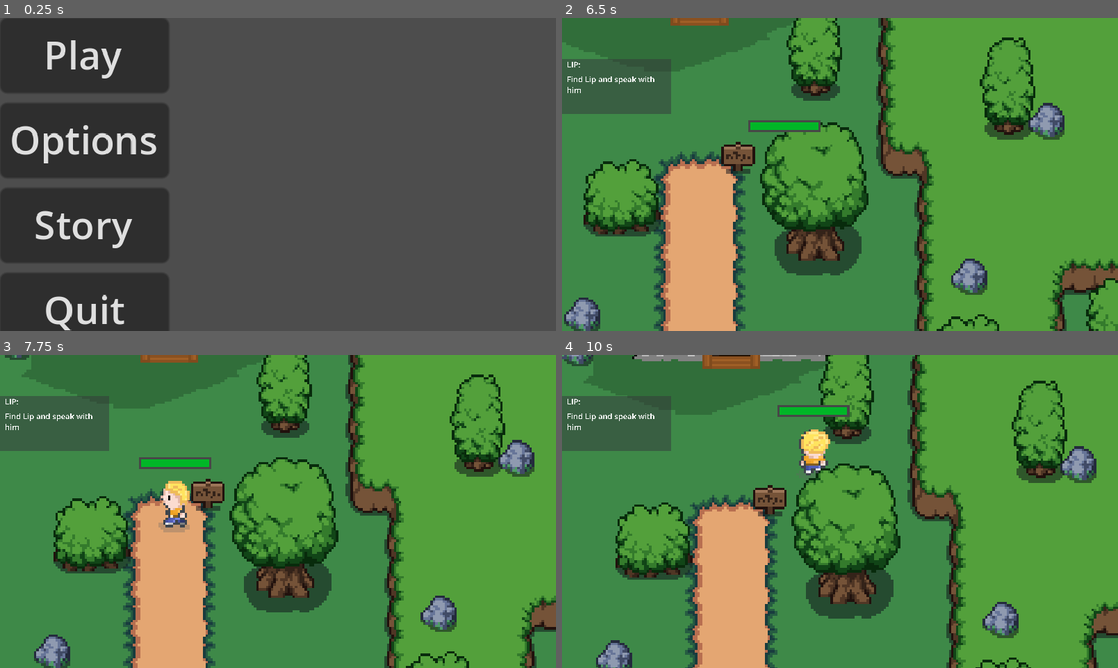
Above: before the commit, frames 1-4 (two rows, left to right).
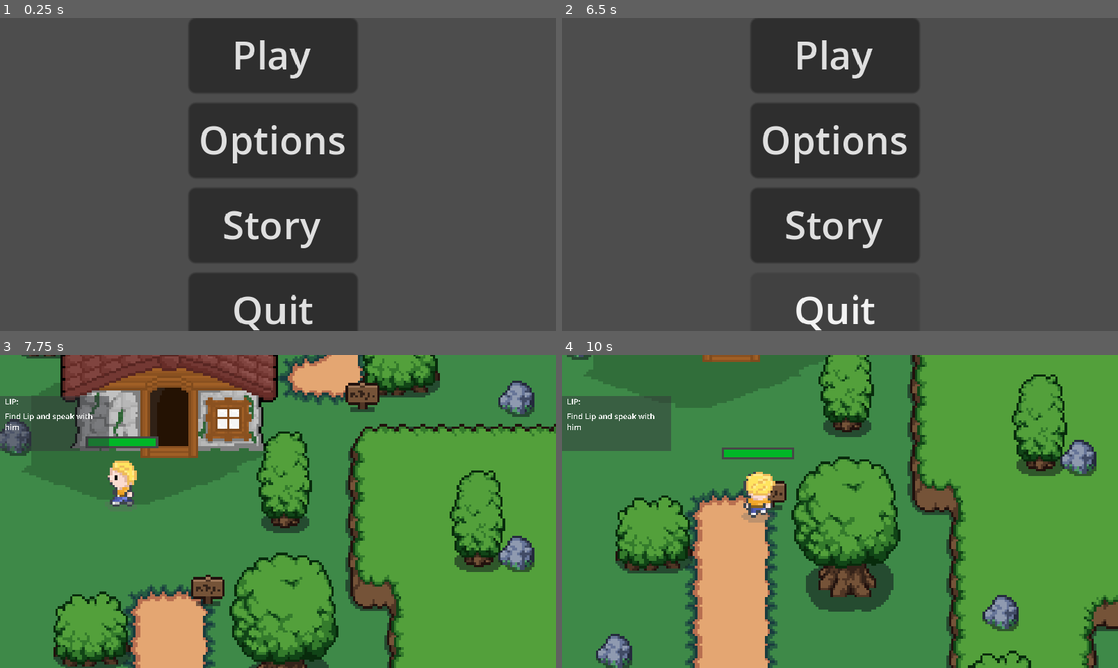
Above: after the commit, the same moments.

Repository: SiemJansen08/Profielwerkstuk
Game: Godot game, scene res://scenes/world.tscn
Same seed, same stepped clock (60 frames per second), same inputs: the game is played once before the commit and once after it.
Inputs (mouse positions are in pixels of both pictures, inside the frame that each line leads up to):
- Up to frame 1 (0.25 s): no input
- Up to frame 2 (6.5 s): click "Options" at 0.5 s; click "back" at 1.25 s; click "Play" at 2 s; tap Enter (ui_accept) at 2.75, 3.02, 3.77, 5.27, 6.02 s; hold Right (ui_right) 2.78-3.53 s; tap E (attack) at 2.85, 3.6, 4.55, 5.3, 5.85 s; hold Down (ui_down) 3.53-4.28 s; hold Right (ui_right) 4.28-5.03 s; tap D (chat) at 4.35 s; hold Up (ui_up) 5.03-5.78 s; tap S (stealth) at 5.1 s; hold Left (ui_left) from 5.78 s (still down); tap Escape (pause, bound only after the commit) at 6.4 s
- Up to frame 3 (7.75 s): release Left (ui_left) at 6.5 s; click (272, 392) at 6.5 s, where only the run after the commit has a clickable "Play"; hold Left (ui_left) from 7.28 s (still down); tap E (attack) at 7.35 s; tap Enter (ui_accept) at 7.52 s
- Up to frame 4 (10 s): release Left (ui_left) at 8.03 s; hold Down (ui_down) 8.03-8.78 s; tap D (chat) at 8.1 s; tap E (attack) at 8.3, 9.05, 9.6 s; hold Right (ui_right) 8.78-9.53 s; tap S (stealth) at 8.85 s; tap Enter (ui_accept) at 9.02, 9.77 s; hold Up (ui_up) from 9.53 s (still down)

The runs differ from the first frame. In frame 1, 53% of the frame differs, in the area x 0-65%, y 0-100%; in frame 2, 97%, in the area x 0-100%, y 0-100%; in frame 3, 48%; in frame 4, 20%.

Commit message:
menu updates

Diff:
--- a/project.godot
+++ b/project.godot
@@ -73,6 +73,11 @@
 , Object(InputEventJoypadButton,"resource_local_to_scene":false,"resource_name":"","device":-1,"button_index":3,"pressure":0.0,"pressed":true,"script":null)
 ]
 }
+pause={
+"deadzone": 0.5,
+"events": [Object(InputEventKey,"resource_local_to_scene":false,"resource_name":"","device":-1,"window_id":0,"alt_pressed":false,"shift_pressed":false,"ctrl_pressed":false,"meta_pressed":false,"pressed":false,"keycode":0,"physical_keycode":4194305,"key_label":0,"unicode":0,"echo":false,"script":null)
+]
+}
 
 [rendering]
 
--- a/scenes/menu.tscn
+++ b/scenes/menu.tscn
@@ -13,8 +13,9 @@
 
 [node name="MarginContainer" type="MarginContainer" parent="."]
 layout_mode = 0
-offset_right = 40.0
-offset_bottom = 40.0
+offset_left = 78.0
+offset_right = 148.0
+offset_bottom = 136.0
 
 [node name="VBoxContainer" type="VBoxContainer" parent="MarginContainer"]
 layout_mode = 2
--- a/scenes/options_menu.tscn
+++ b/scenes/options_menu.tscn
@@ -13,8 +13,9 @@
 
 [node name="MarginContainer" type="MarginContainer" parent="."]
 layout_mode = 0
-offset_right = 40.0
-offset_bottom = 40.0
+offset_left = 38.0
+offset_right = 197.0
+offset_bottom = 136.0
 
 [node name="VBoxContainer" type="VBoxContainer" parent="MarginContainer"]
 layout_mode = 2
@@ -29,9 +30,14 @@
 text = "Sound off
 "
 
+[node name="music" type="CheckButton" parent="MarginContainer/VBoxContainer"]
+layout_mode = 2
+text = "Music off"
+
 [node name="difficulty" type="CheckButton" parent="MarginContainer/VBoxContainer"]
 layout_mode = 2
 text = "Hard difficulty
 "
 
 [connection signal="pressed" from="MarginContainer/VBoxContainer/back" to="." method="_on_back_pressed"]
+[connection signal="toggled" from="MarginContainer/VBoxContainer/difficulty" to="." method="_on_difficulty_toggled"]
--- a/scripts/Global.gd
+++ b/scripts/Global.gd
@@ -3,6 +3,7 @@
 func _physics_process(delta):
 	questlevels()
 	questvis()
+	pause()
 
 func _ready():
 	get_tree().change_scene_to_file("res://scenes/menu.tscn")
@@ -38,6 +39,10 @@
 var current_quest_title
 var current_quest_desc
 
+var hard_difficulty = false		# menu settings
+var sound_on = true
+var music_on = true
+
 func questlevels():
 	if questlevel == 1:
 		current_quest_title = "LIP:"
@@ -69,7 +74,7 @@
 		current_quest_desc = "Find the keycard to open the door"
 	elif questlevel == 8:
 		current_quest_title = "Door"
-		current_quest_desc = "Press '...' to open the door" # van 'D' de interact button maken?
+		current_quest_desc = "Press '...' to open the doors" # van 'D' de interact button maken?
 
 func questvis():
 	$QuestBox/QuestTitle.set_text(current_quest_title)
@@ -85,3 +90,9 @@
 			current_scene = "cave"
 		elif current_scene != "world":
 			current_scene = "world"
+
+
+func pause():
+	if Input.is_action_just_pressed("pause"):
+		get_tree().change_scene_to_file("res://scenes/menu.tscn")
+		current_scene = "menu"
--- a/scripts/museum.gd
+++ b/scripts/museum.gd
@@ -7,7 +7,7 @@
 func _ready():
 	$TileMap/door_1/door_1_col.set_deferred("disabled", false)
 	healthbar.init_health(Global.player_health)
-	Global.player_health = Global.player_health + 20
+	#Global.player_health = Global.player_health + 20
 	Global.questlevel = 6
 
 func _process(delta):
--- a/scripts/options_menu.gd
+++ b/scripts/options_menu.gd
@@ -4,3 +4,8 @@
 
 func _on_back_pressed():
 	get_tree().change_scene_to_file("res://scenes/menu.tscn")
+
+
+
+func _on_difficulty_toggled(toggled_on):
+	Global.hard_difficulty = true
--- a/scripts/player.gd
+++ b/scripts/player.gd
@@ -151,6 +151,12 @@
 		enemy_attack_cooldown = false
 		$attack_cooldown.start()
 		print(Global.player_health)
+	elif enemy_inattack_range and enemy_attack_cooldown == true and Global.hard_difficulty == true:
+		Global.player_health = Global.player_health - 8
+		healthbar.health = Global.player_health
+		enemy_attack_cooldown = false
+		$attack_cooldown.start()
+		print(Global.player_health)
 
 func _on_attack_cooldown_timeout():
 	enemy_attack_cooldown = true
